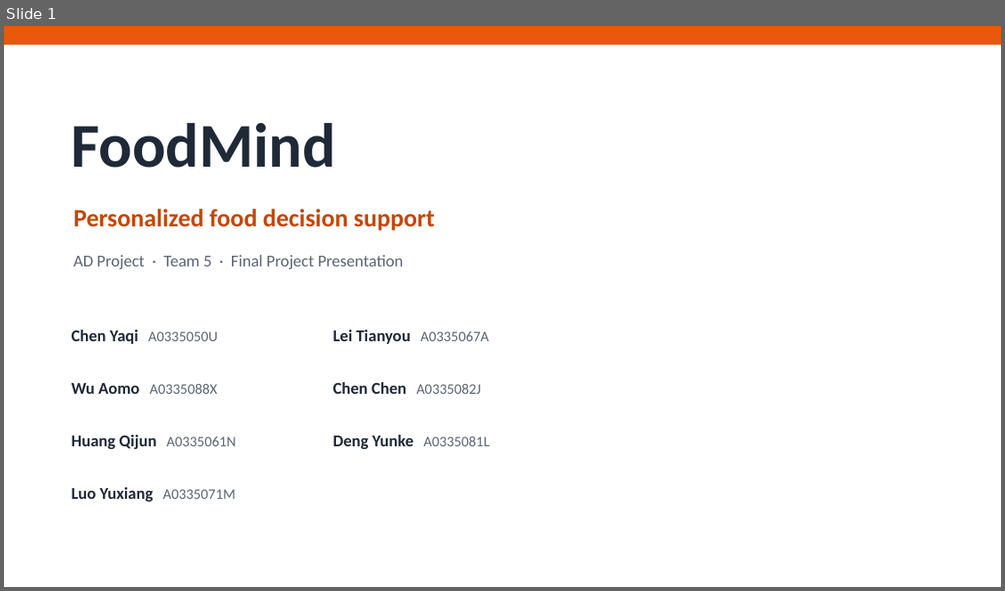
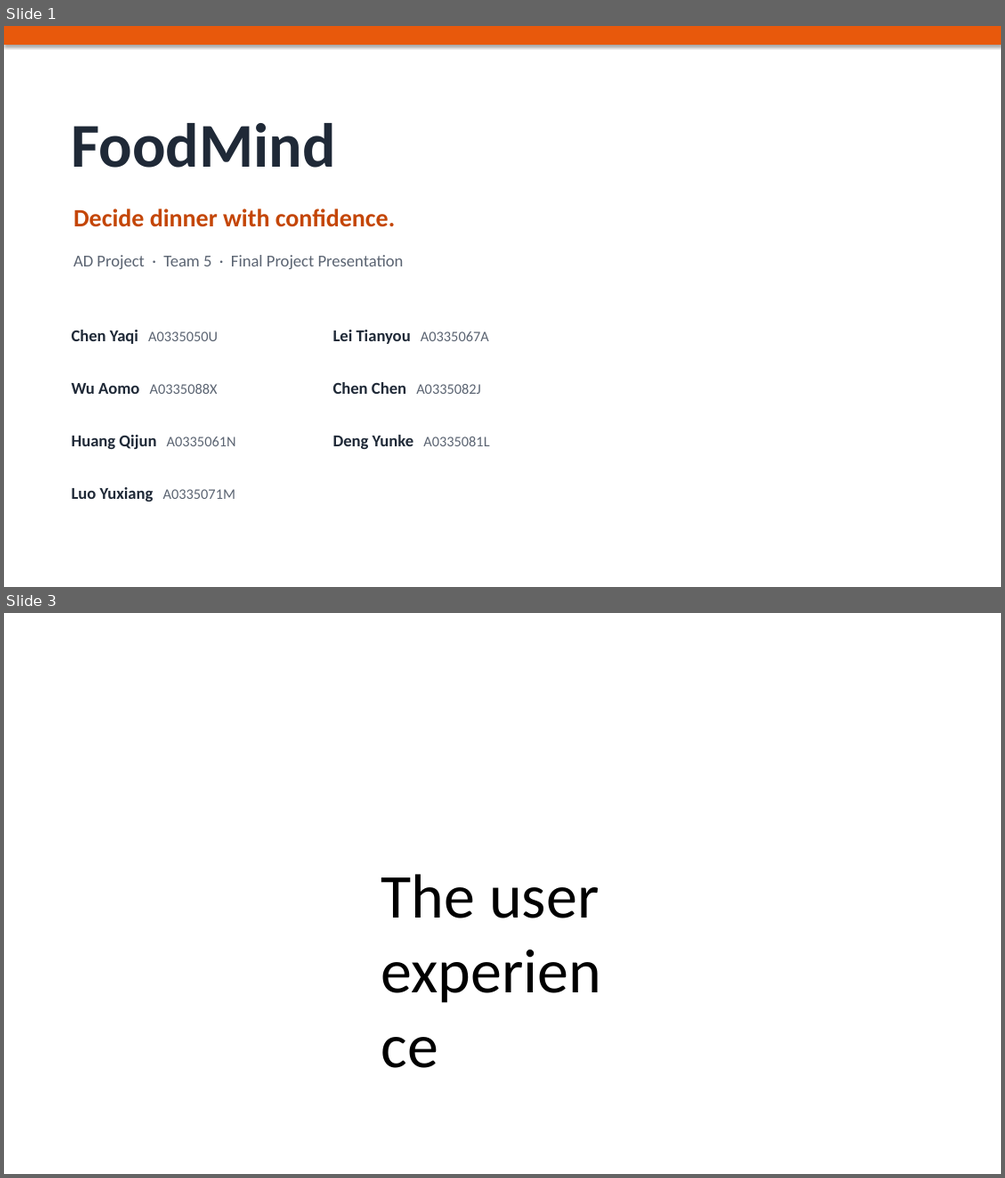
Before and after one commit to foodmind-team/foodmind-docs, a slide deck: presentation/slides/FoodMind_Final_Presentation.pptx. Shown one above the other, each under a label of ours: slide 1 before the commit, slides 1 and 3 after it; the slides between them are not shown. The pictures are 1005x591 and 1005x1178 pixels, drawn with LibreOffice and Linux fonts; fonts in the diff are those of the drawing. Boxes give left, top, right and bottom in pixels: in the first picture for what was removed or moved away, otherwise in the second. Text is boxed around its words. In the diff, an @@ line names an element or a change of style, - is before the commit and + after.

Commit message:
docs(presentation): refine final FoodMind story

```diff
--- a/presentation/slides/FoodMind_Final_Presentation.pptx
+++ b/presentation/slides/FoodMind_Final_Presentation.pptx
@@ slide 3 added at box(4, 613, 1001, 1174), background #FFFFFF @@
@@ text added at box(381, 874, 599, 918), 60 pt, text #000000 @@
+The user experience
@@ slide 1 changed as well @@
@@ rectangle at box(4, 26, 1001, 45): shadow on @@
@@ rectangle added at box(4, 26, 1001, 587), fill #FFFFFF @@
@@ text at box(73, 208, 395, 227): text changed @@
-Personalized food decision support
+Decide dinner with confidence.
```
Also in this commit, not shown: 13 other slides changed, 12 other slides added, 13 slides removed.
